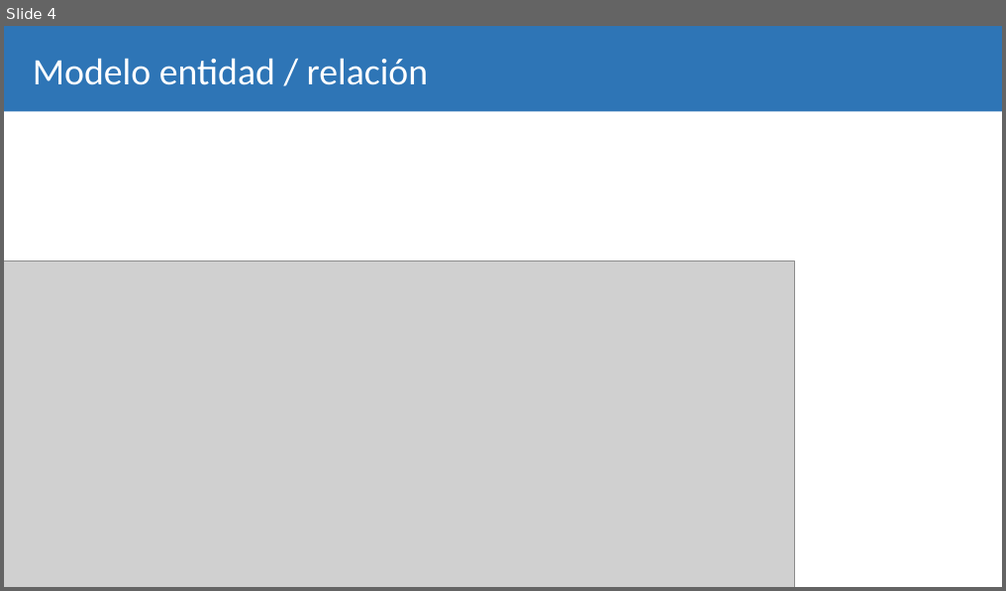
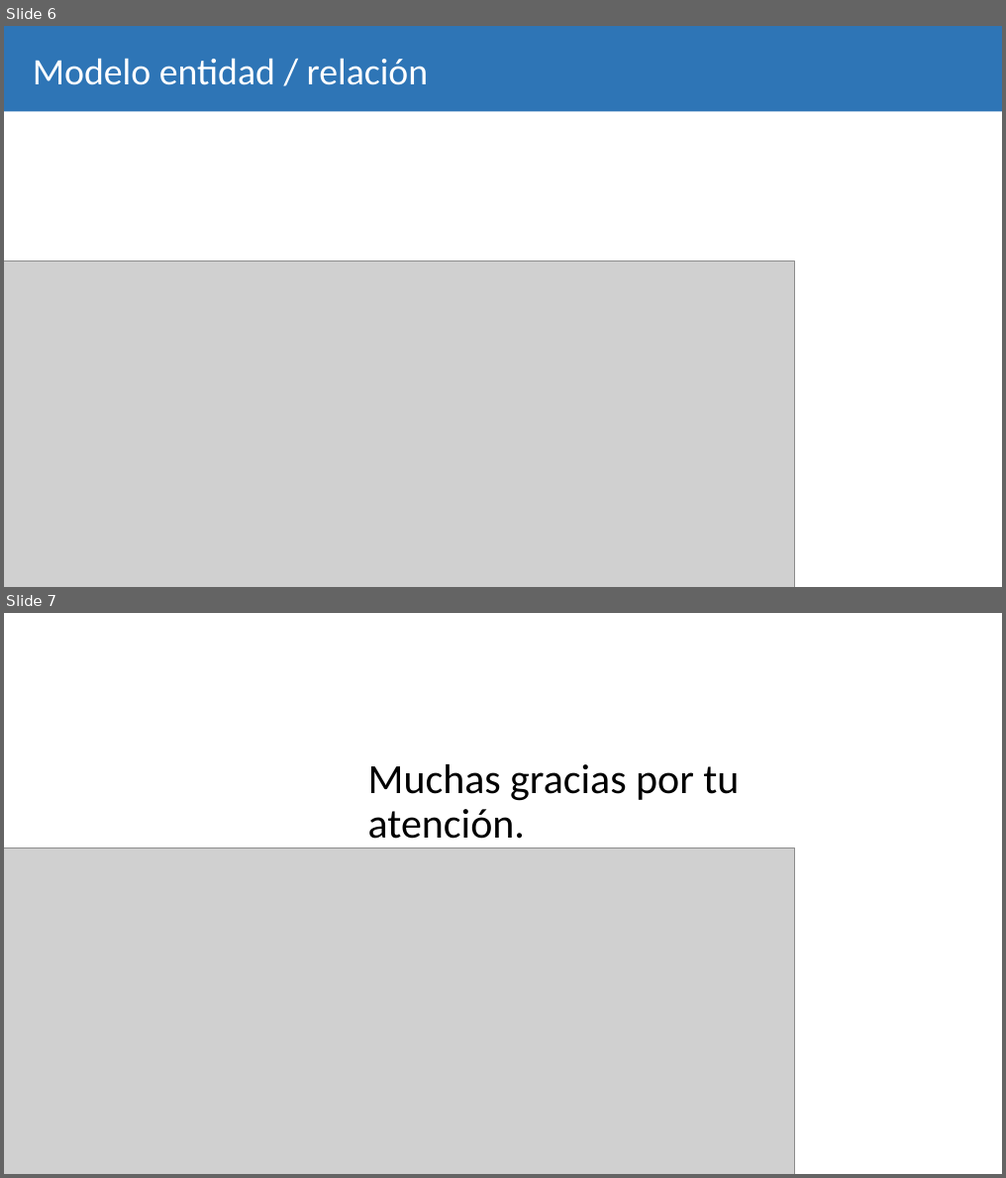
Before and after one commit to alejandromaringomez/ProyectoCameraShop, a slide deck: Camera.Shop.pptx. Shown one above the other, each under a label of ours: slide 4 before the commit, slides 6 and 7 after it. The pictures are 1006x591 and 1006x1178 pixels, drawn with LibreOffice and Linux fonts; fonts in the diff are those of the drawing; grey boxes stand for pictures. Boxes give left, top, right and bottom in pixels: in the first picture for what was removed or moved away, otherwise in the second. Text is boxed around its words. In the diff, an @@ line names an element or a change of style, - is before the commit and + after.

```diff
--- a/Camera.Shop.pptx
+++ b/Camera.Shop.pptx
@@ slide 7 added at (4, 613, 1002, 1174), background #FFFFFF @@
@@ title added at (368, 764, 739, 849), 40 pt, text #000000 @@
+Muchas gracias por tu atención.
@@ picture added at (4, 849, 795, 1174) @@
@@ what was slide 4 is now slide 6 @@
```
Also in this commit, not shown: 2 other slides added, 39 other files.
